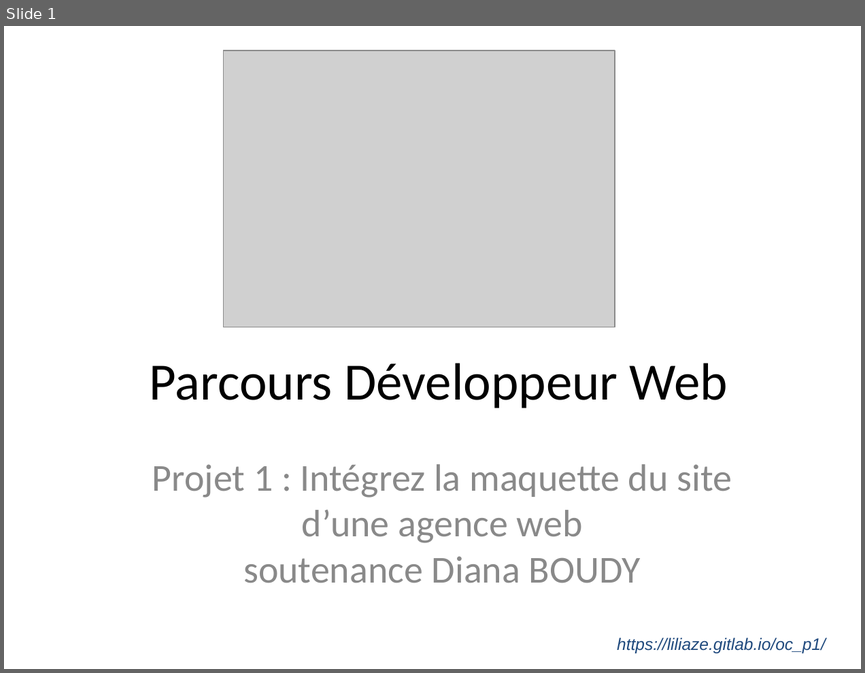
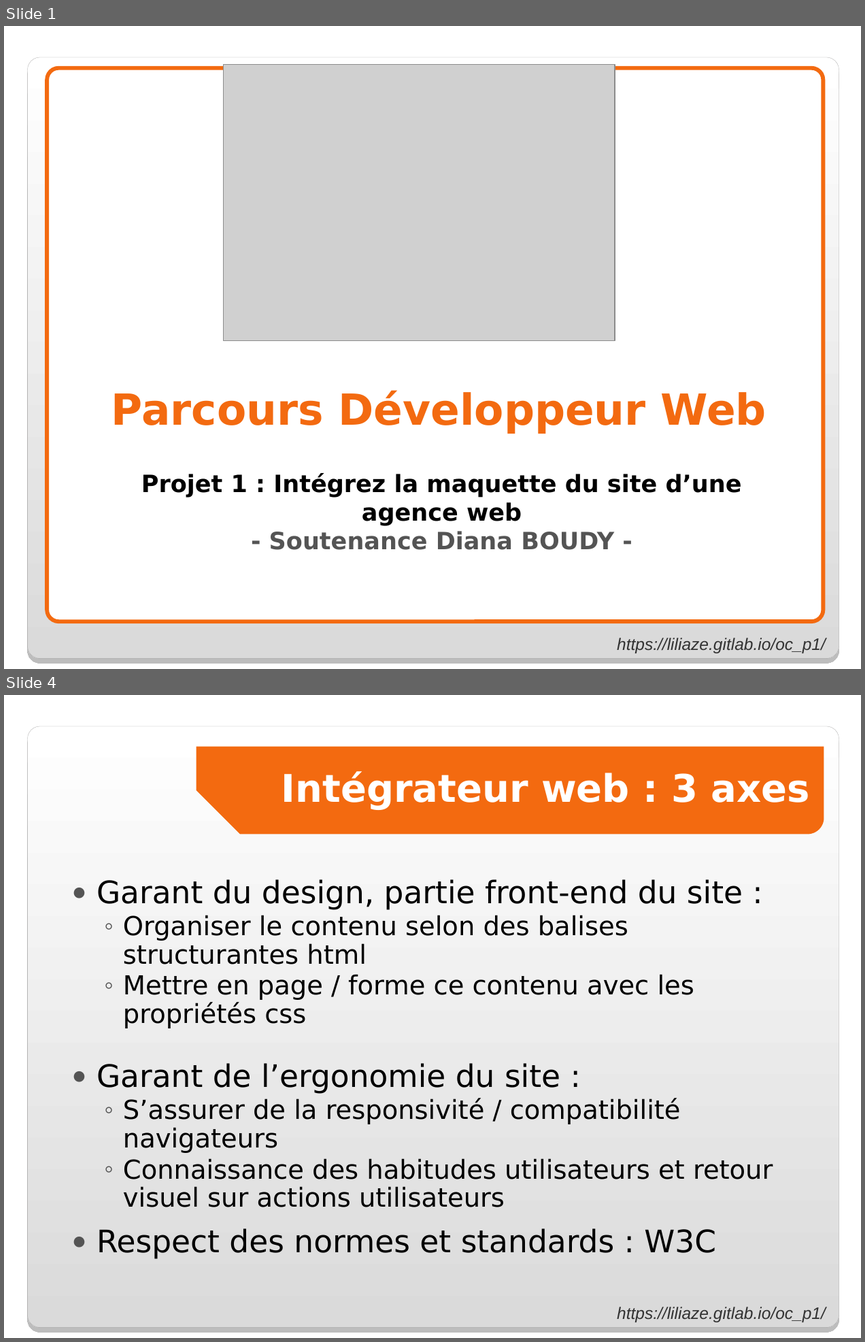
Before and after one commit to Liliaze/Recreer_une_maquette_OC_DWJ_P1, a slide deck: pres_soutenance.ppt. Shown one above the other, each under a label of ours: slide 1 before the commit, slides 1 and 4 after it; the slides between them are not shown. The pictures are 865x673 and 865x1342 pixels, drawn with LibreOffice and Linux fonts; fonts in the diff are those of the drawing; grey boxes stand for pictures; background and template pictures are left out. Boxes give left, top, right and bottom in pixels: in the first picture for what was removed or moved away, otherwise in the second. Text is boxed around its words. In the diff, an @@ line names an element or a change of style, - is before the commit and + after.

```diff
--- a/pres_soutenance.ppt
+++ b/pres_soutenance.ppt
@@ slide 4 added at [4,695,861,1338], background picture (left out); not listed: 2 template elements that a slide beside it also shows @@
@@ freeform shape added at [196,747,823,834], fill #F36A10 @@
@@ title added at [281,771,810,809], 32 pt, text #FFFFFF, bold @@
+Intégrateur web : 3 axes
@@ text added at [96,879,772,1259], 22 pt, text #000000 @@
+● Garant du design, partie front-end du site :
+  ◦ Organiser le contenu selon des balises structurantes html
+  ◦ Mettre en page / forme ce contenu avec les propriétés css
+● Garant de l’ergonomie du site :
+  ◦ S’assurer de la responsivité / compatibilité navigateurs
+  ◦ Connaissance des habitudes utilisateurs et retour visuel sur actions utilisateurs
+● Respect des normes et standards : W3C
@@ slide 1 changed as well @@
@@ rounded rectangle added at [27,57,838,658], fill gradient #FFFFFF to #DADADA, outline #A4A3A3 0.17 pt @@
@@ picture: place and size @@
-picture at [224,50,615,327]
+picture at [224,65,615,342]
@@ rounded rectangle added at [47,68,823,622], fill #FFFFFF, outline #F36A10 3.34 pt @@
@@ title "Parcours Développeur Web" at [111,390,766,433]: size 44 to 36 pt, font Calibri to DejaVu Sans, text colour #000000 to #F36A10, bold on; vertical alignment middle to bottom @@
@@ subtitle at [141,473,742,550]: text changed; size 32 to 20 pt; font Calibri to DejaVu Sans; text colour #898989 to #000000; bold on @@
-Projet 1 : Intégrez la maquette du site d’une agence web
-soutenance Diana BOUDY
+Projet 1 : Intégrez la maquette du site d’une agence web
+- Soutenance Diana BOUDY -
@@ text "https://liliaze.gitlab.io/oc_p1/" at [617,637,825,653]: text colour #1F497D to #323232 @@
```
Also in this commit, not shown: 4 other slides changed, 9 other slides added, 4 slides removed, 3 other files.
